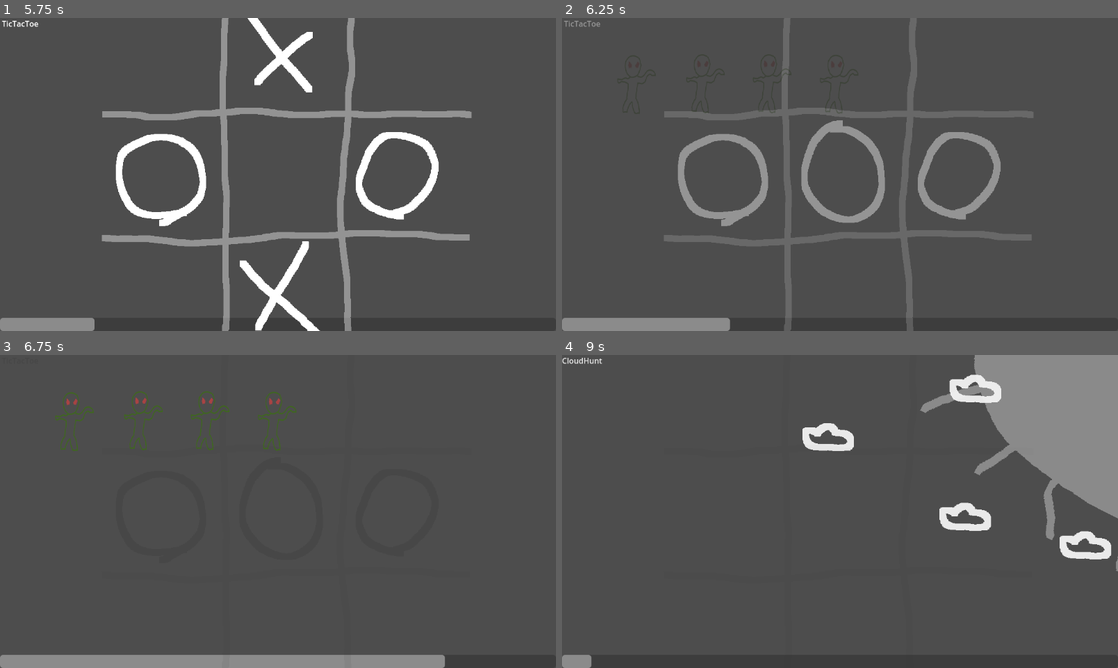
Above: before the commit, frames 1-4 (two rows, left to right).
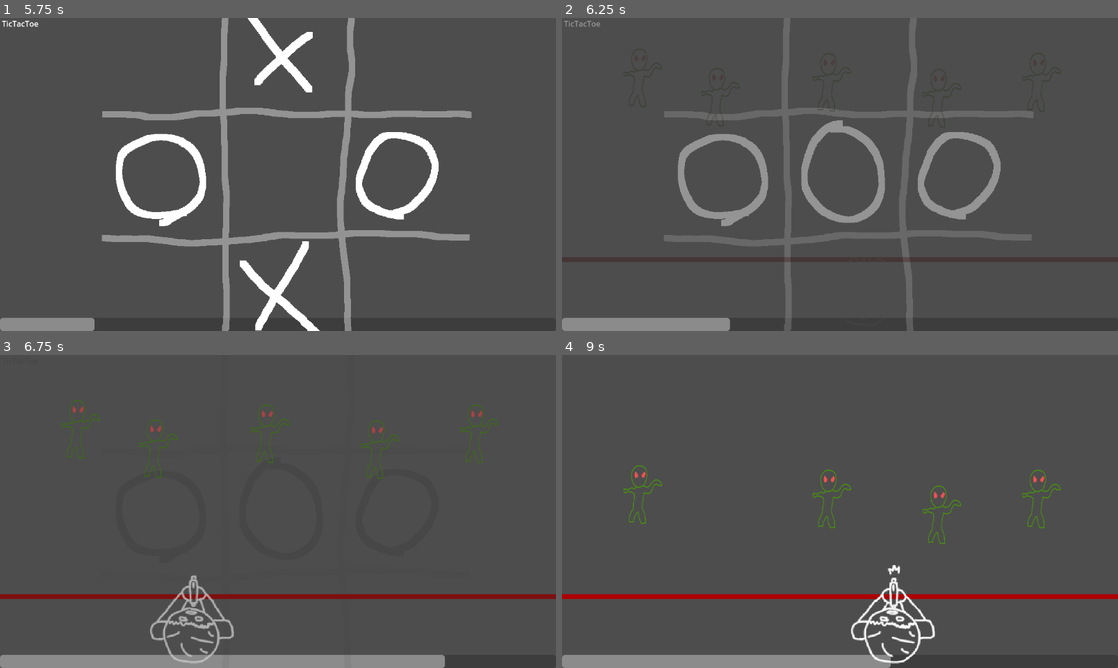
Above: after the commit, the same moments.

Repository: Lipatant/CasualTryhard
Game: Godot game, scene res://src/Scenes/SceneManager.tscn
The game is run twice, just before and just after one commit, with the same random seed, the same clock (stepped at 60 frames per second) and the same inputs.
Inputs (mouse positions are in pixels of both pictures, inside the frame that each line leads up to):
- Up to frame 1 (5.75 s): click "Normal" at 0.5 s; move the mouse to (400, 158) at 1.27 s; click (400, 158) at 1.42 s; move the mouse to (166, 190) at 2.02 s; click (166, 190) at 2.17 s; move the mouse to (333, 105) at 2.77 s; click (333, 105) at 2.92 s; move the mouse to (250, 237) at 3.52 s; click (250, 237) at 3.67 s; move the mouse to (444, 221) at 4.27 s; click (444, 221) at 4.42 s; move the mouse to (111, 127) at 5.02 s; click (111, 127) at 5.17 s
- Up to frame 2 (6.25 s): move the mouse to (867, 174) at 5.77 s; click (867, 174) at 5.92 s
- Up to frame 3 (6.75 s): move the mouse to (194, 433) at 6.52 s; click (194, 433) at 6.67 s
- Up to frame 4 (9 s): move the mouse to (962, 495) at 7.27 s; click (962, 495) at 7.42 s; move the mouse to (728, 527) at 8.02 s; click (728, 527) at 8.17 s; move the mouse to (895, 442) at 8.77 s; click (895, 442) at 8.92 s

Frame 1 is identical in both runs. In frame 2, less than 0.1% of the frame differs, in the area x 25-69%, y 16-78%; in frame 3, 3.7%; in frame 4, 17%, in the area x 0-100%, y 0-100%.

Commit message:
feat: playable zombie hunt

Diff:
--- a/src/Games/ZombieHunt.tscn
+++ b/src/Games/ZombieHunt.tscn
@@ -1,9 +1,10 @@
-[gd_scene load_steps=3 format=3 uid="uid://45t3bjuxo2th"]
+[gd_scene load_steps=4 format=3 uid="uid://45t3bjuxo2th"]
 
 [ext_resource type="Script" path="res://src/Games/ZombieHunt/ZombieHunt.gd" id="1_560b7"]
 [ext_resource type="PackedScene" uid="uid://vmuo63clehkt" path="res://src/Games/ZombieHunt/ZombieHuntZombie.tscn" id="2_xovgl"]
+[ext_resource type="PackedScene" uid="uid://5xg6lttjc5f8" path="res://src/Games/ZombieHunt/ZombieHuntWeapon.tscn" id="3_gsasw"]
 
-[node name="ZombieHunt" type="Control" node_paths=PackedStringArray("zombie_container")]
+[node name="ZombieHunt" type="Control" node_paths=PackedStringArray("zombie_container", "weapon")]
 layout_mode = 3
 anchors_preset = 15
 anchor_right = 1.0
@@ -12,19 +13,31 @@
 grow_vertical = 2
 script = ExtResource("1_560b7")
 zombie_container = NodePath("Node2D/ZombieContainer")
+weapon = NodePath("Node2D/ZombieHuntWeapon")
+
+[node name="Line2D" type="Line2D" parent="."]
+position = Vector2(0, 500)
+points = PackedVector2Array(0, 0, 1200, 0)
+default_color = Color(0.678431, 0, 0, 1)
 
 [node name="Node2D" type="Node2D" parent="."]
 
 [node name="ZombieContainer" type="Node2D" parent="Node2D"]
 
 [node name="Zombie" parent="Node2D/ZombieContainer" instance=ExtResource("2_xovgl")]
-position = Vector2(575, 134)
+position = Vector2(168, 102)
 
 [node name="Zombie2" parent="Node2D/ZombieContainer" instance=ExtResource("2_xovgl")]
-position = Vector2(436, 133)
+position = Vector2(329, 142)
 
 [node name="Zombie3" parent="Node2D/ZombieContainer" instance=ExtResource("2_xovgl")]
-position = Vector2(298, 133)
+position = Vector2(560, 111)
 
 [node name="Zombie4" parent="Node2D/ZombieContainer" instance=ExtResource("2_xovgl")]
-position = Vector2(155, 135)
+position = Vector2(788, 144)
+
+[node name="Zombie5" parent="Node2D/ZombieContainer" instance=ExtResource("2_xovgl")]
+position = Vector2(994, 111)
+
+[node name="ZombieHuntWeapon" parent="Node2D" instance=ExtResource("3_gsasw")]
+position = Vector2(101, 545)
--- a/src/Games/ZombieHunt/ZombieHunt.gd
+++ b/src/Games/ZombieHunt/ZombieHunt.gd
@@ -3,11 +3,10 @@
 # EXPORT #
 
 @export var zombie_container : Node
-
+@export var weapon : ZombieHuntWeapon
 # ONREADIES #
 
 @onready var zombie_resource : Resource = preload("res://src/Games/ZombieHunt/ZombieHuntZombie.tscn")
-
 # OTHER VARIABLES #
 
 var zombie_count : int = 0
@@ -19,20 +18,28 @@
 		if child is ZombieHuntZombie:
 			zombie_count += 1
 
+func _process(_delta):
+	if !zombie_container: return
+	for zombie : ZombieHuntZombie in zombie_container.get_children():
+		if zombie.position.y > 500:
+			game_end.emit(false)
+
 func _new_click_input(position : Vector2) -> void:
-	if game_state != State.PLAYING or !zombie_container: return
+	if game_state != State.PLAYING or !zombie_container or !weapon: return
+	weapon.shoot()
 	var zombie_hit : int = 0
 	var zombie_rect : Rect2
 	for zombie : ZombieHuntZombie in zombie_container.get_children():
 		if !zombie.collision_shape or !zombie.collision_shape.shape: continue
 		zombie_rect = zombie.collision_shape.shape.get_rect()
-		if !Rect2(zombie.collision_shape.global_position + zombie_rect.position, zombie_rect.size).has_point(position):
+		print("-----------------")
+		print("zombie size : ", zombie_rect.size.x)
+		print("zombie position : ", zombie.collision_shape.global_position.x)
+		print("clic position : ", position.x)
+		if position.x >= zombie.collision_shape.global_position.x - zombie_rect.size.x / 2 and position.x <= zombie.collision_shape.global_position.x + zombie_rect.size.x / 2:
+			zombie_count -= 1
+			zombie_hit += 1
+			zombie.kill()
 			continue
-		zombie_count -= 1
-		zombie_hit += 1
-		zombie.queue_free()
-		zombie_container.remove_child(zombie)
 	if zombie_count < 1:
 		game_end.emit(true)
-	if zombie_hit < 1:
-		game_end.emit(false)
--- /dev/null
+++ b/src/Games/ZombieHunt/ZombieHuntWeapon.gd
@@ -0,0 +1,19 @@
+extends Area2D
+
+class_name ZombieHuntWeapon
+
+@onready var timer = $Timer
+@onready var sprite = $Sprite2D
+
+var idle = preload("res://graphic/ZombieHunt/weapon1.png");
+var fire = preload("res://graphic/ZombieHunt/weapon2.png");
+
+func _process(_delta):
+	position.x = get_global_mouse_position().x
+
+func shoot():
+	sprite.set_texture(fire)
+	timer.start()
+
+func _on_timer_timeout():
+	sprite.set_texture(idle)
--- /dev/null
+++ b/src/Games/ZombieHunt/ZombieHuntWeapon.tscn
@@ -0,0 +1,17 @@
+[gd_scene load_steps=3 format=3 uid="uid://5xg6lttjc5f8"]
+
+[ext_resource type="Texture2D" uid="uid://b0mmqfejlnfhc" path="res://graphic/ZombieHunt/weapon1.png" id="1_2rqot"]
+[ext_resource type="Script" path="res://src/Games/ZombieHunt/ZombieHuntWeapon.gd" id="1_ynyeu"]
+
+[node name="Area2D" type="Area2D"]
+script = ExtResource("1_ynyeu")
+
+[node name="Sprite2D" type="Sprite2D" parent="."]
+scale = Vector2(1.71094, 1.71094)
+texture = ExtResource("1_2rqot")
+
+[node name="Timer" type="Timer" parent="."]
+wait_time = 0.1
+one_shot = true
+
+[connection signal="timeout" from="Timer" to="." method="_on_timer_timeout"]
--- a/src/Games/ZombieHunt/ZombieHuntZombie.gd
+++ b/src/Games/ZombieHunt/ZombieHuntZombie.gd
@@ -4,3 +4,11 @@
 @export var collision_shape : CollisionShape2D
 
 var game : Game
+var die : bool = false
+
+func kill():
+	queue_free()
+	get_parent().remove_child(self)
+
+func _process(_delta):
+	position.y += 1
Binary file added: graphic/ZombieHunt/weapon1.png
Not shown, added: graphic/ZombieHunt/weapon1.png.import
Binary file added: graphic/ZombieHunt/weapon2.png
Not shown, added: graphic/ZombieHunt/weapon2.png.import
